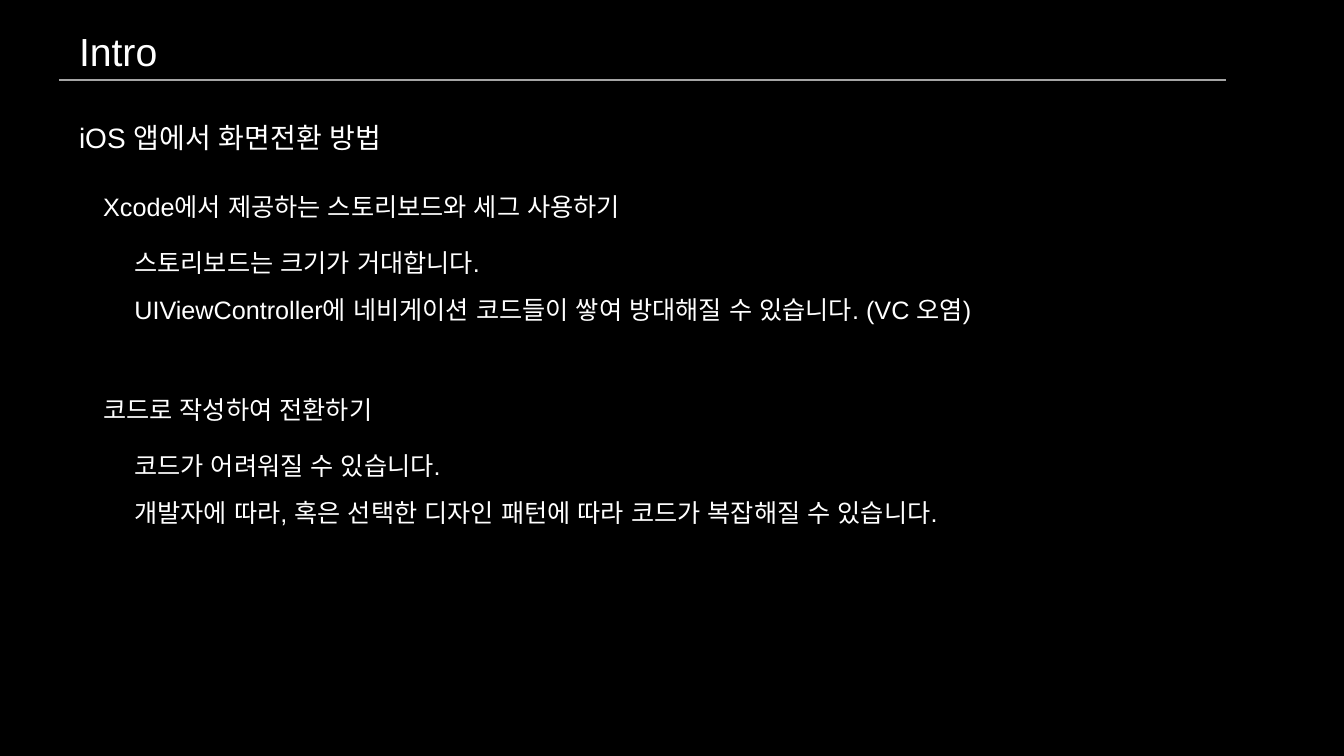
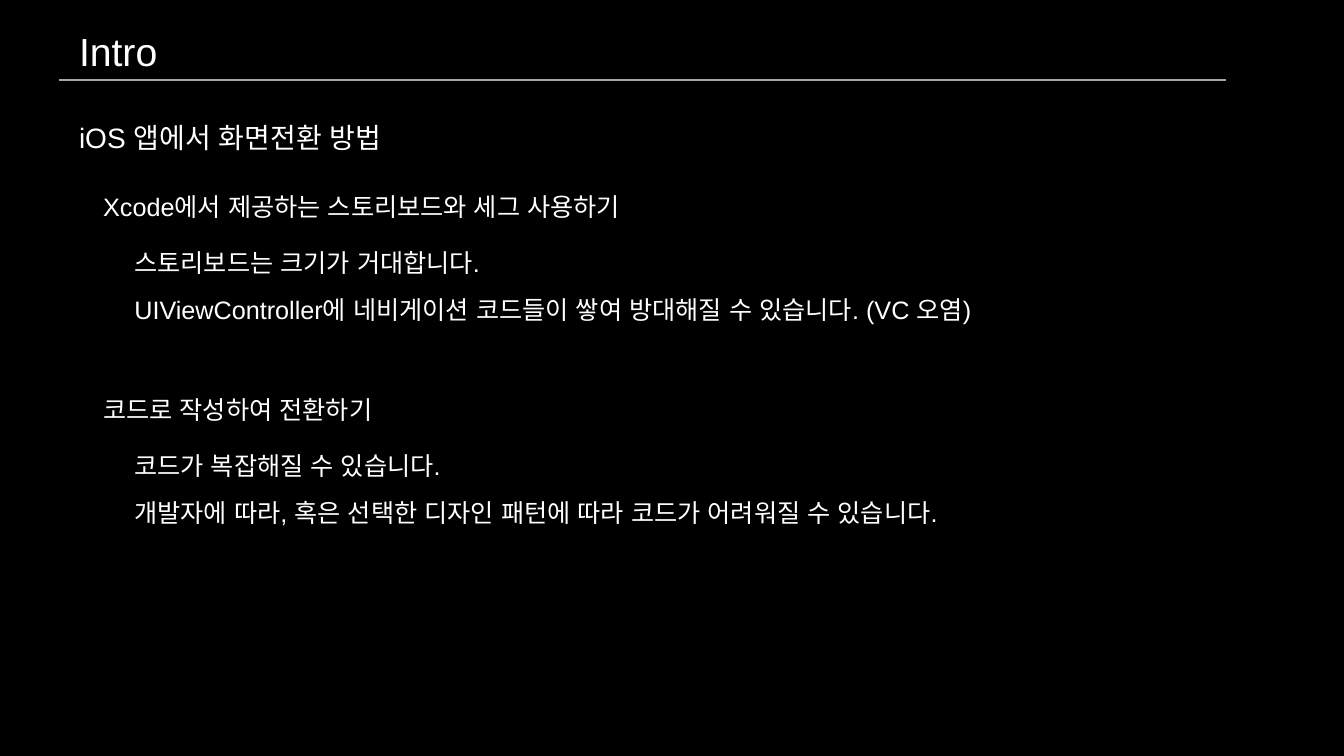
Before and after one commit to MangDic/RxFlow_Exsample, a slide deck: slide 3 of RxFlow 세미나 - 이명직.pptx. Drawn at 1344x756 pixels with LibreOffice and Linux fonts; fonts in the diff are those of the drawing. Boxes give left, top, right and bottom in pixels: in the first picture for what was removed or moved away, otherwise in the second. Text is boxed around its words. In the diff, an @@ line names an element or a change of style, - is before the commit and + after.

```diff
--- a/RxFlow 세미나 - 이명직.pptx
+++ b/RxFlow 세미나 - 이명직.pptx
@@ text at <box>134,454,441,477</box>: text changed @@
-코드가 어려워질 수 있습니다.
+코드가 복잡해질 수 있습니다.
@@ text at <box>134,500,938,526</box>: text changed @@
-개발자에 따라, 혹은 선택한 디자인 패턴에 따라 코드가 복잡해질 수 있습니다.
+개발자에 따라, 혹은 선택한 디자인 패턴에 따라 코드가 어려워질 수 있습니다.
```
Also in this commit, not shown: 1 other slide changed, 1 slide removed, 2 other files.
